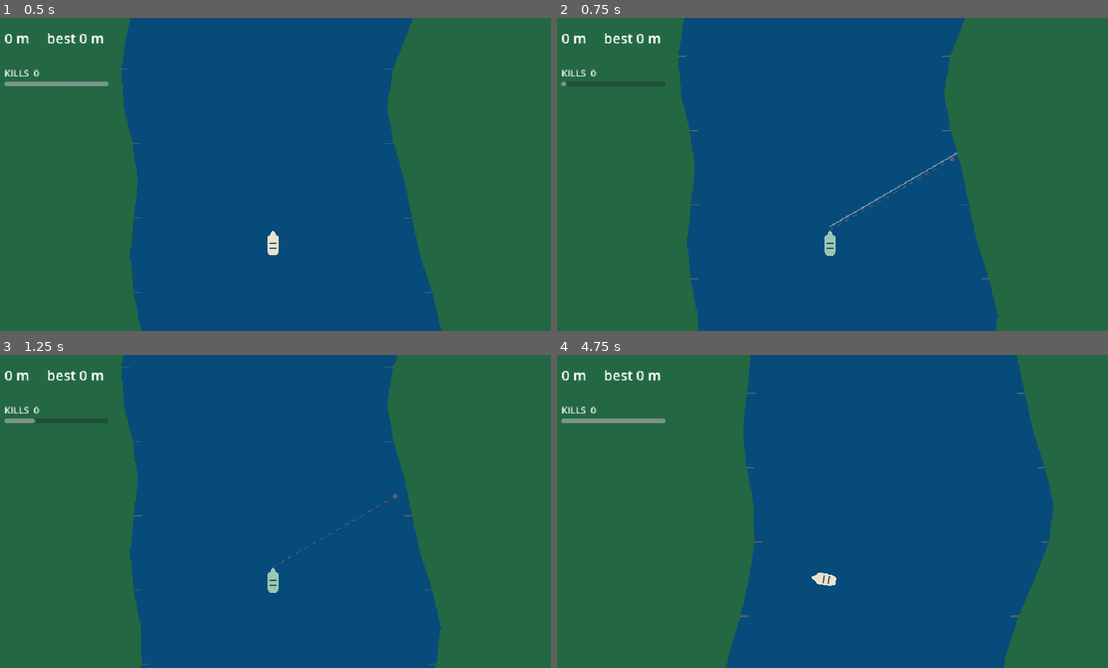
Above: before the commit, frames 1-4 (two rows, left to right).
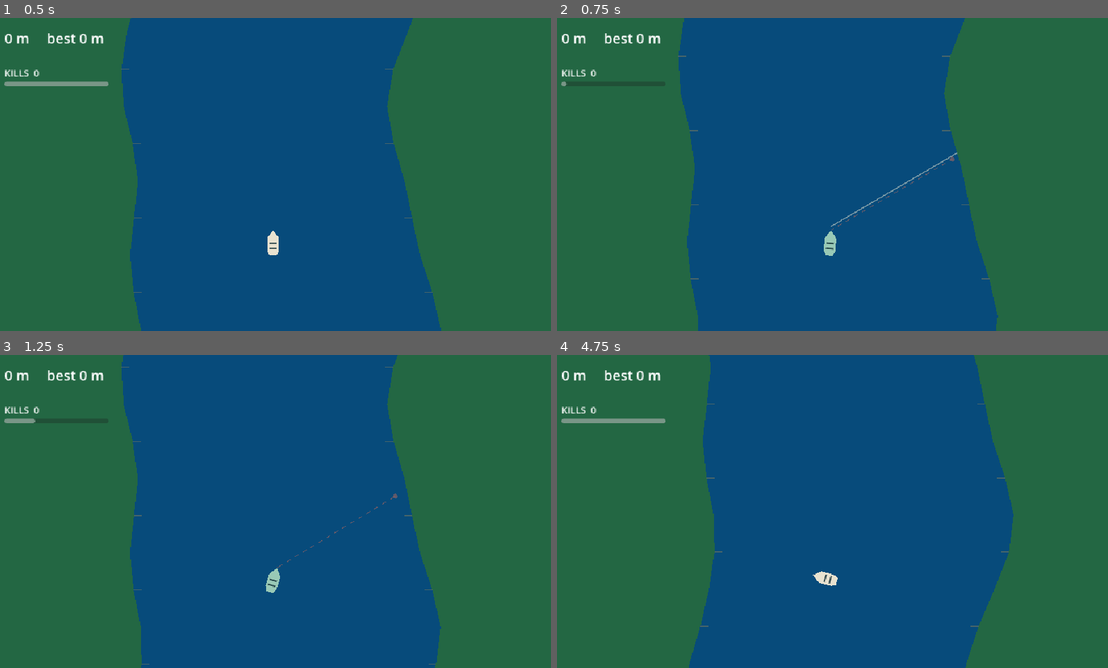
Above: after the commit, the same moments.

Repository: UnderstoodUseYourUsernameHere/break-water
Game: Godot game, scene res://scenes/Main.tscn
Two runs of this game, one before a commit and one after it. Both use one fixed random seed, a clock stepped at 60 frames per second and the inputs below.
Inputs (mouse positions are in pixels of both pictures, inside the frame that each line leads up to):
- Up to frame 1 (0.5 s): no input
- Up to frame 2 (0.75 s): tap Enter at 0.5 s; move the mouse to (953, 158) at 0.52 s; hold D (steer_right) from 0.53 s (still down); hold Right mouse button (aim) from 0.53 s (still down); click (953, 158) at 0.67 s
- Up to frame 3 (1.25 s): keep holding D (steer_right); keep holding Right mouse button (aim); tap W (row) at 0.8 s
- Up to frame 4 (4.75 s): release D (steer_right) at 1.25 s; release Right mouse button (aim) at 1.25 s; drag from (716, 527) to (804, 574) at 1.27 s; move the mouse to (887, 442) at 2.02 s; hold D (steer_right) 2.03-2.75 s; hold Right mouse button (aim) 2.03-2.75 s; tap W (row) at 2.3 s; drag from (804, 574) to (661, 464) at 2.77 s; move the mouse to (997, 558) at 3.52 s; hold A (steer_left) 3.53-4.25 s; hold W (row) 3.53-4.25 s; drag from (661, 464) to (744, 433) at 4.27 s

Frame 1 is identical in both runs. In frame 2, less than 0.1% of the frame differs, in the area x 48-73%, y 43-76%; in frame 3, 0.1%; in frame 4, 14%, in the area x 23-91%, y 0-100%.

Commit message:
feat: further improved rowing snappiness and can now turn in place

Diff:
--- a/scripts/boat.gd
+++ b/scripts/boat.gd
@@ -15,7 +15,10 @@
 @export var launch_bonus: float = 0.4
 @export var water_drag: float = 1.8
 @export var max_row_speed: float = 280.0
-@export var rudder_turn_rate: float = 2.2
+@export var turn_rate: float = 2.8
+@export var turn_accel: float = 14.0
+@export var pivot_authority: float = 0.45
+@export var aim_turn_scale: float = 0.35
 @export_range(1.0, 500.0, 1.0) var full_rudder_speed: float = 140.0
 @export var lateral_drag: float = 4.0
 @export var river: HeadWatersRiver
@@ -33,6 +36,7 @@
 var _stroke_power: float = 1.0
 
 var _row_velocity := Vector2.ZERO
+var _turn_speed: float = 0.0
 
 @onready var _hull: Node2D = $Hull
 @onready var weapon: BoatWeapon = $Weapon
@@ -55,7 +59,7 @@
 		weapon.try_fire(get_global_mouse_position())
 
 	var wants_row := not is_sunk and not is_aiming and Input.is_action_pressed(&"row")
-	_apply_rudder(delta, wants_row)
+	_apply_rudder(delta)
 	_update_stroke(delta, wants_row)
 
 	_apply_water_drag(delta)
@@ -65,24 +69,19 @@
 	_discard_blocked_row_velocity()
 
 
-func _apply_rudder(delta: float, wants_row: bool) -> void:
+func _apply_rudder(delta: float) -> void:
 	if is_sunk:
 		return
 
 	var steering := Input.get_axis(&"steer_left", &"steer_right")
-	if is_zero_approx(steering):
-		return
+	var speed_authority := clampf(_row_velocity.length() / full_rudder_speed, 0.0, 1.0)
+	var authority := maxf(speed_authority, pivot_authority)
+	if is_aiming:
+		authority *= aim_turn_scale
 
-	var authority := clampf(
-		_row_velocity.length() / full_rudder_speed,
-		0.0,
-		1.0
-	)
-
-	if wants_row:
-		authority = maxf(authority, 0.35)
-
-	global_rotation += steering * rudder_turn_rate * authority * delta
+	var target_turn := steering * turn_rate * authority
+	_turn_speed = move_toward(_turn_speed, target_turn, turn_accel * delta)
+	global_rotation += _turn_speed * delta
 
 func _apply_water_drag(delta: float) -> void:
 	var right := Vector2.RIGHT.rotated(global_rotation)
